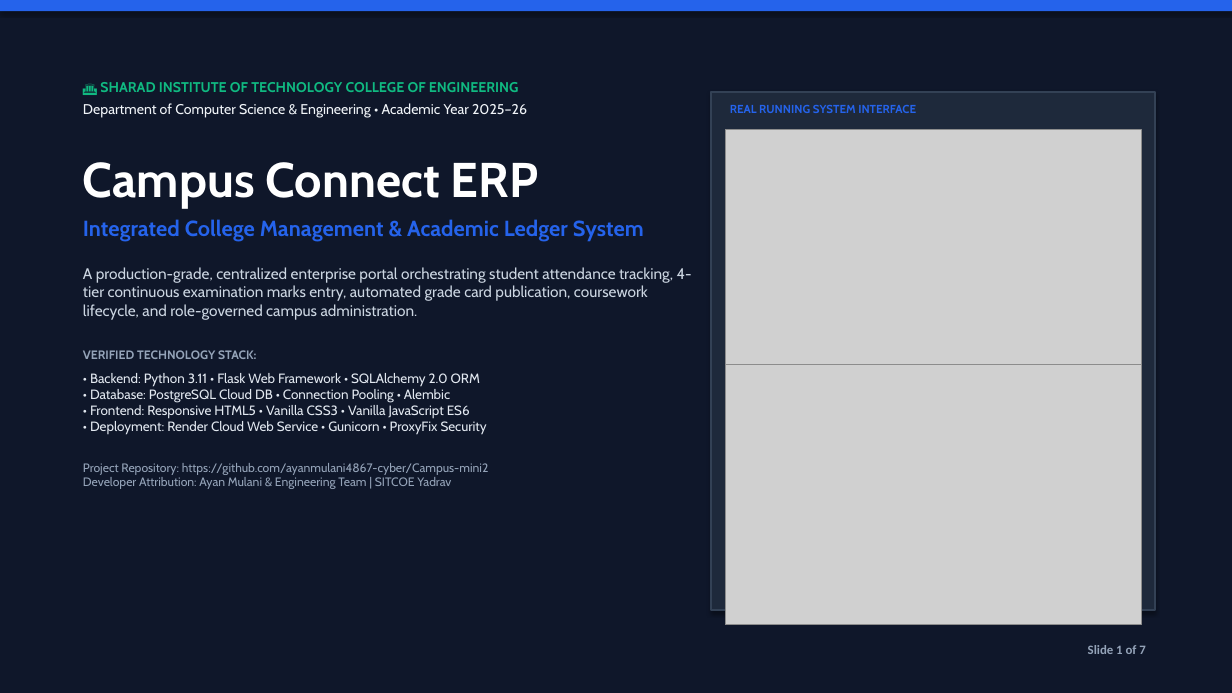
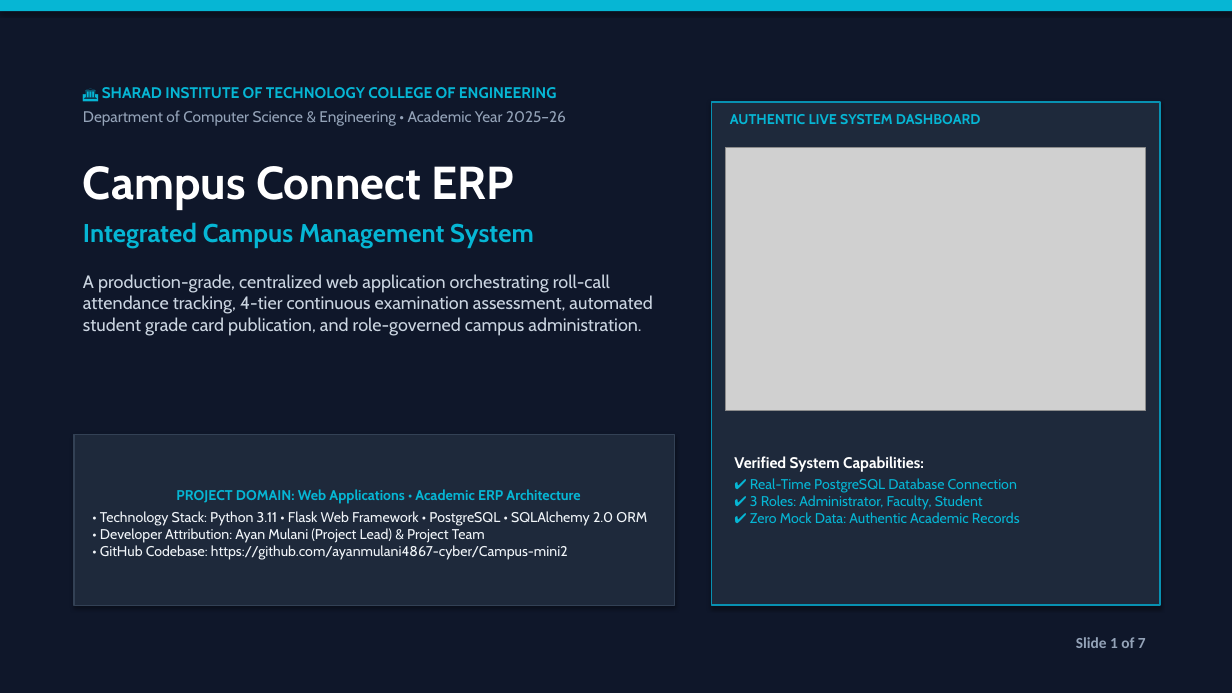
Before and after one commit to ayanmulani4867-cyber/Campus-mini2, a slide deck: slide 1 of docs/Campus_Connect_ERP_Presentation.pptx. Drawn at 1232x693 pixels with LibreOffice and Linux fonts; fonts in the diff are those of the drawing; grey boxes stand for pictures. Boxes give left, top, right and bottom in pixels: in the first picture for what was removed or moved away, otherwise in the second. Text is boxed around its words. In the diff, an @@ line names an element or a change of style, - is before the commit and + after.

Commit message:
docs: polish Campus Connect ERP presentation

```diff
--- a/docs/Campus_Connect_ERP_Presentation.pptx
+++ b/docs/Campus_Connect_ERP_Presentation.pptx
@@ rectangle at [0, 0, 1232, 11]: fill #2563EB to #06B6D4 @@
@@ text at [83, 87, 566, 210]: size 11 to 12 pt in "🏛️ SHARAD INSTITUTE OF TECHNOLOGY COLLEGE OF ...", "Department of Computer Science & Engineering • ..."; text colour #10B981 to #06B6D4 in "🏛️ SHARAD INSTITUTE OF TECHNOLOGY COLLEGE OF ..."; text colour #F1F5F9 to #94A3B8 in "Department of Computer Science & Engineering • ..."; size 38 to 36 pt in "Campus Connect ERP"; less space between paragraphs @@
@@ rectangle: place and size @@
-rectangle at [712, 92, 1155, 610]
+rectangle at [712, 102, 1160, 605]
@@ rectangle at [712, 102, 1160, 605]: outline #334155 1.5 pt to #0891B2 1.5 pt @@
@@ text at [730, 114, 981, 124]: text changed; size 9 to 11 pt; text colour #2563EB to #06B6D4 @@
-REAL RUNNING SYSTEM INTERFACE
+AUTHENTIC LIVE SYSTEM DASHBOARD
@@ picture: place and size @@
-picture at [726, 365, 1141, 625]
+picture at [726, 148, 1146, 410]
@@ picture removed at [726, 129, 1141, 389] @@
@@ text at [83, 222, 652, 336]: text changed; size 10.5 to 14 pt; text colour #E2E8F0 to #CBD5E1 @@
-Integrated College Management & Academic Ledger System
-A production-grade, centralized enterprise portal orchestrating student attendance tracking, 4-tier continuous examination marks entry, automated grade card publication, coursework lifecycle, and role-governed campus administration.
-VERIFIED TECHNOLOGY STACK:
-• Backend: Python 3.11 • Flask Web Framework • SQLAlchemy 2.0 ORM
-• Database: PostgreSQL Cloud DB • Connection Pooling • Alembic
-• Frontend: Responsive HTML5 • Vanilla CSS3 • Vanilla JavaScript ES6
-• Deployment: Render Cloud Web Service • Gunicorn • ProxyFix Security
-Project Repository: https://github.com/ayanmulani4867-cyber/Campus-mini2
-Developer Attribution: Ayan Mulani & Engineering Team | SITCOE Yadrav
+Integrated Campus Management System
+A production-grade, centralized web application orchestrating roll-call attendance tracking, 4-tier continuous examination assessment, automated student grade card publication, and role-governed campus administration.
@@ rectangle added at [74, 434, 675, 605], fill #1E293B, outline #334155 1 pt, 11 pt, text #F1F5F9 @@
+PROJECT DOMAIN: Web Applications • Academic ERP Architecture
+• Technology Stack: Python 3.11 • Flask Web Framework • PostgreSQL • SQLAlchemy 2.0 ORM
+• Developer Attribution: Ayan Mulani (Project Lead) & Project Team
+• GitHub Codebase: https://github.com/ayanmulani4867-cyber/Campus-mini2
@@ text added at [734, 456, 1020, 523], 11 pt, text #06B6D4 @@
+Verified System Capabilities:
+✔ Real-Time PostgreSQL Database Connection
+✔ 3 Roles: Administrator, Faculty, Student
+✔ Zero Mock Data: Authentic Academic Records
@@ text "Slide 1 of 7": place and size @@
-text "Slide 1 of 7" at [1088, 645, 1145, 654]
+text "Slide 1 of 7" at [1076, 637, 1146, 648]
@@ text "Slide 1 of 7" at [1076, 637, 1146, 648]: size 10 to 12 pt @@
```
Also in this commit, not shown: 6 other slides changed, 1 other file.
